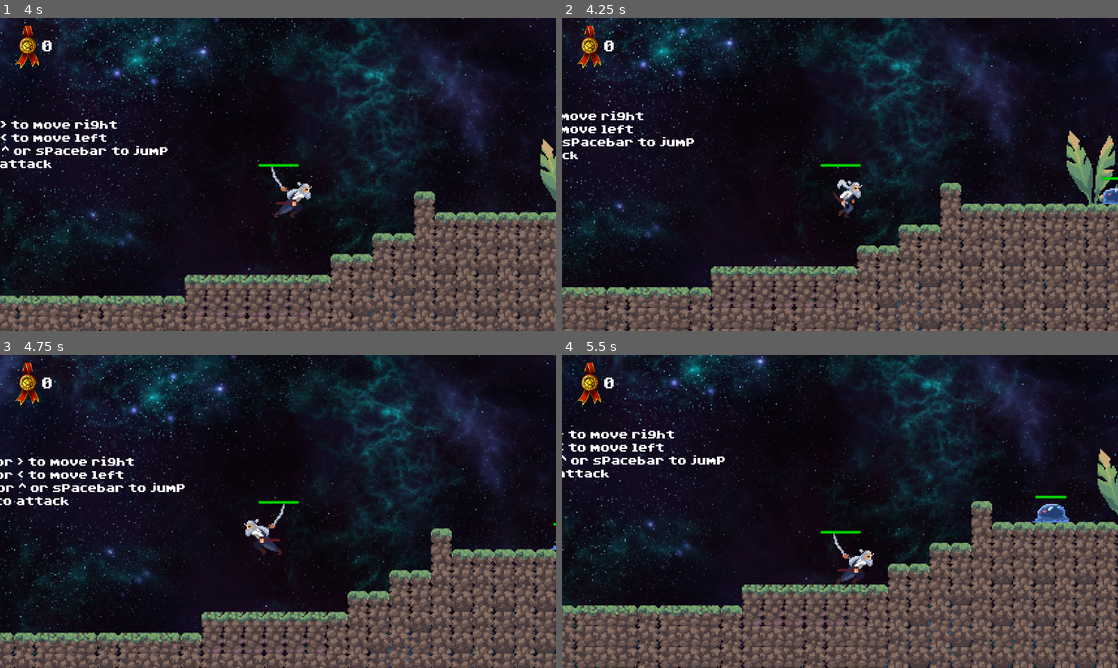
Above: before the commit, frames 1-4 (two rows, left to right).
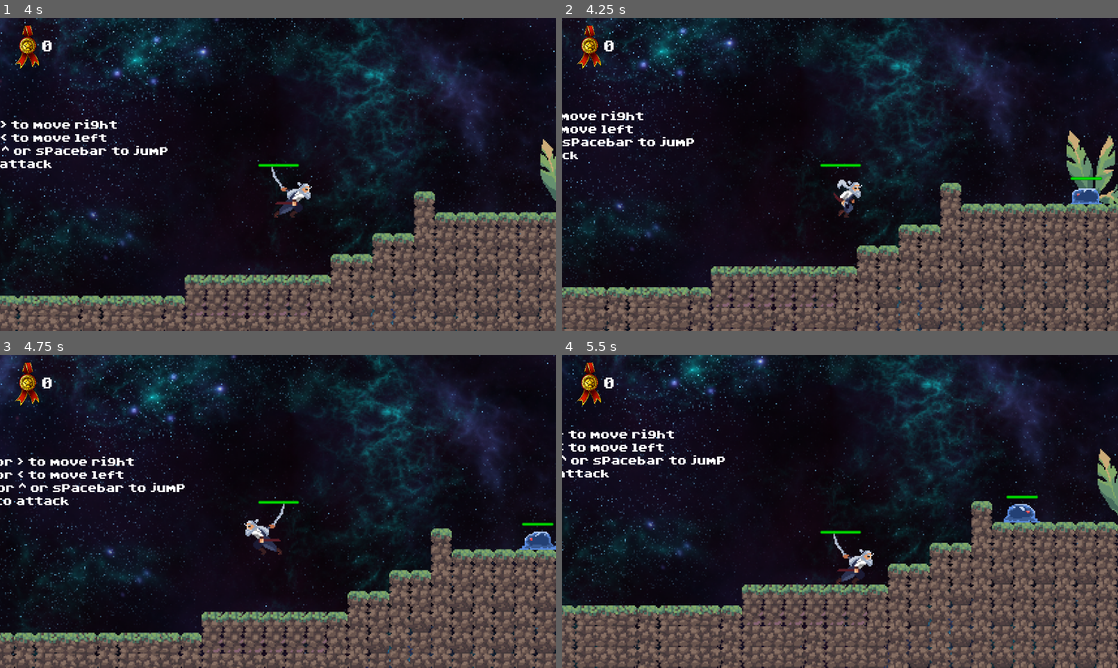
Above: after the commit, the same moments.

Repository: CarlesRa/shadow-of-happiness
Game: Godot game, scene res://scenes/levels/level01/level_01_world.tscn
Same seed, same stepped clock (60 frames per second), same inputs: the game is played once before the commit and once after it. This scene is started directly instead of the project's main scene. Sound files missing from this copy of the repository are replaced by a short silence.
Inputs:
- Up to frame 1 (4 s): tap D every 0.75 s from 0.5 to 3.5 s; hold Right (move_right) 0.53-2.03 s; tap F (attack) every 0.75 s from 0.6 to 3.6 s; tap Space (jump) at 0.77, 1.52, 3.02, 3.77 s; hold Left (move_left) 2.03-2.78 s; hold Right (move_right) from 2.78 s (still down)
- Up to frame 2 (4.25 s): keep holding Right (move_right)
- Up to frame 3 (4.75 s): tap D at 4.25 s; release Right (move_right) at 4.28 s; hold Left (move_left) from 4.28 s (still down); tap F (attack) at 4.35 s; tap Space (jump) at 4.52 s
- Up to frame 4 (5.5 s): release Left (move_left) at 5.03 s; hold Right (move_right) from 5.03 s (still down); tap F (attack) at 5.1 s

Frame 1 is identical in both runs. In frame 2, 0.5% of the frame differs, in the area x 91-100%, y 50-60%; in frame 3, 0.3%; in frame 4, 0.7%, in the area x 79-92%, y 44-54%.

Commit message:
adjust base_enemy script attack

Diff:
--- a/scenes/characters/slime.tscn
+++ b/scenes/characters/slime.tscn
@@ -1,8 +1,11 @@
-[gd_scene load_steps=29 format=3 uid="uid://kajmyt65jy1x"]
+[gd_scene load_steps=32 format=3 uid="uid://kajmyt65jy1x"]
 
 [ext_resource type="Script" path="res://scripts/enemies/slime.gd" id="1_6fomd"]
 [ext_resource type="Texture2D" uid="uid://dahrptm54g853" path="res://assets/characters/smile/smile.png" id="1_dxy5k"]
+[ext_resource type="AudioStream" uid="uid://cgw7ovt5b6tgx" path="res://audio/sfx/slime_run_sfx.wav" id="2_ewy0e"]
 [ext_resource type="PackedScene" uid="uid://cwxi1d6lr4gbe" path="res://scenes/ui/life_bar.tscn" id="2_vpjke"]
+[ext_resource type="AudioStream" uid="uid://c22njwpx8xl0g" path="res://audio/sfx/slime_bite.wav" id="3_fxf8g"]
+[ext_resource type="AudioStream" uid="uid://cbk4bu2b2qvno" path="res://audio/sfx/enemie_attacked_01.wav" id="4_y7pkp"]
 
 [sub_resource type="AtlasTexture" id="AtlasTexture_8wrye"]
 atlas = ExtResource("1_dxy5k")
@@ -107,9 +110,9 @@
 "duration": 1.0,
 "texture": SubResource("AtlasTexture_2jdky")
 }],
-"loop": true,
+"loop": false,
 "name": &"attack",
-"speed": 15.0
+"speed": 7.0
 }, {
 "frames": [{
 "duration": 1.0,
@@ -149,7 +152,7 @@
 }],
 "loop": true,
 "name": &"hurt",
-"speed": 12.0
+"speed": 5.0
 }, {
 "frames": [{
 "duration": 1.0,
@@ -182,14 +185,20 @@
 }]
 
 [sub_resource type="RectangleShape2D" id="RectangleShape2D_8yvdp"]
-size = Vector2(28, 4)
+size = Vector2(33, 4)
 
 [sub_resource type="RectangleShape2D" id="RectangleShape2D_btqmq"]
-size = Vector2(33, 11)
+size = Vector2(35, 11)
 
 [node name="Slime" type="CharacterBody2D"]
 collision_layer = 8
 script = ExtResource("1_6fomd")
+attack_amount = 10.0
+points_amount = 10
+speed = 60.0
+sfx_walk = ExtResource("2_ewy0e")
+sfx_attack = ExtResource("3_fxf8g")
+sfx_attacked = ExtResource("4_y7pkp")
 
 [node name="LifeBar" parent="." instance=ExtResource("2_vpjke")]
 offset_left = -12.0
@@ -202,7 +211,7 @@
 animation = &"attack"
 
 [node name="CollisionShape2D" type="CollisionShape2D" parent="."]
-position = Vector2(0, 9)
+position = Vector2(0.5, 9)
 shape = SubResource("RectangleShape2D_8yvdp")
 
 [node name="PlayerDetectArea" type="Area2D" parent="."]
@@ -215,15 +224,16 @@
 debug_color = Color(0.672392, 0.372006, 0.877682, 0.42)
 
 [node name="RayCastLeft" type="RayCast2D" parent="."]
-target_position = Vector2(-16, 0)
+target_position = Vector2(-22, 0)
 
 [node name="RayCastRight" type="RayCast2D" parent="."]
-target_position = Vector2(17, 0)
+target_position = Vector2(23, 0)
 
 [node name="AudioPlayer" type="AudioStreamPlayer2D" parent="."]
 volume_db = -80.0
 bus = &"Slime"
 
+[connection signal="animation_finished" from="SlimeAnimation" to="." method="_on_animation_finished"]
 [connection signal="animation_looped" from="SlimeAnimation" to="." method="_on_animation_looped"]
 [connection signal="body_entered" from="PlayerDetectArea" to="." method="_on_player_detect_area_body_entered"]
 [connection signal="body_exited" from="PlayerDetectArea" to="." method="_on_player_detect_area_body_exited"]
--- a/scenes/levels/level01/level_01_world.tscn
+++ b/scenes/levels/level01/level_01_world.tscn
@@ -152,6 +152,21 @@
 "move": SubResource("Animation_svpqn")
 }
 
+[sub_resource type="Animation" id="Animation_lsmpr"]
+length = 0.001
+tracks/0/type = "value"
+tracks/0/imported = false
+tracks/0/enabled = true
+tracks/0/path = NodePath(".:position")
+tracks/0/interp = 1
+tracks/0/loop_wrap = true
+tracks/0/keys = {
+"times": PackedFloat32Array(0),
+"transitions": PackedFloat32Array(1),
+"update": 0,
+"values": [Vector2(2069, 435)]
+}
+
 [sub_resource type="Animation" id="Animation_6deoq"]
 resource_name = "move"
 length = 1.5
@@ -169,21 +184,6 @@
 "values": [Vector2(2069, 435), Vector2(2198, 435)]
 }
 
-[sub_resource type="Animation" id="Animation_lsmpr"]
-length = 0.001
-tracks/0/type = "value"
-tracks/0/imported = false
-tracks/0/enabled = true
-tracks/0/path = NodePath(".:position")
-tracks/0/interp = 1
-tracks/0/loop_wrap = true
-tracks/0/keys = {
-"times": PackedFloat32Array(0),
-"transitions": PackedFloat32Array(1),
-"update": 0,
-"values": [Vector2(2069, 435)]
-}
-
 [sub_resource type="AnimationLibrary" id="AnimationLibrary_u5p4e"]
 _data = {
 "RESET": SubResource("Animation_lsmpr"),
--- a/scenes/ui/torch.tscn
+++ b/scenes/ui/torch.tscn
@@ -79,7 +79,7 @@
 sprite_frames = SubResource("SpriteFrames_hoidh")
 animation = &"walk"
 autoplay = "walk"
-frame_progress = 0.958661
+frame_progress = 0.216911
 
 [node name="CollisionShape2D" type="CollisionShape2D" parent="."]
 position = Vector2(-2.5, -0.5)
--- a/scripts/enemies/enemy_base.gd
+++ b/scripts/enemies/enemy_base.gd
@@ -1,7 +1,5 @@
 extends CharacterBody2D
 
-@export var player_detected = false
-@export var is_death = false
 @export var flaying_enemy: bool = false
 @export var direction = -1
 @export var attack_amount: float
@@ -11,6 +9,10 @@
 @export var sfx_attack: Resource
 @export var sfx_attacked: Resource
 
+var player_detected = false
+var is_death = false
+var is_attacking = false
+var direction_aux: int
 var animation: AnimatedSprite2D
 var ray_cast_left: RayCast2D
 var ray_cast_right: RayCast2D
@@ -36,6 +38,7 @@
 		direction = 1
 	if ray_cast_right.is_colliding():
 		direction = -1
+	if is_attacking: return
 	velocity.x = direction * speed
 	animation.flip_h = direction > 0
 
@@ -50,8 +53,6 @@
 		walk()
 
 func _on_animation_looped() -> void:
-	if animation.animation == Consts.ANIMATION_ATTACK:
-		GlobalSignals.attack_player.emit(attack_amount)
 	if animation.animation == Consts.ANIMATION_HURT and player_detected:
 		attack()
 	if animation.animation == Consts.ANIMATION_HURT and not player_detected:
@@ -59,25 +60,32 @@
 	if animation.animation == Consts.ANIMATION_DEATH:
 		queue_free()
 
+func _on_animation_finished() -> void:
+	is_attacking = false
+	if player_detected: attack()
+	else: walk()
+
 func take_damage(amount: float) -> void:
 	attacked()
 	life_bar.value -= amount
-	if life_bar.value <= 0 and not is_death :
+	if life_bar.value <= 0 and not is_death:
 		speed = 0
 		is_death = true
 		die()
 
 func walk() -> void:
-	if is_death: return
+	if is_death or is_attacking: return
 	animation.play(Consts.ANIMATION_WALK)
 	AudioUtil.load_sfx(audio_player, sfx_walk)
 	audio_player.play()
 
 func attack() -> void:
 	if is_death: return
+	is_attacking = true
 	animation.play(Consts.ANIMATION_ATTACK)
 	AudioUtil.load_sfx(audio_player, sfx_attack)
 	audio_player.play()
+	GlobalSignals.attack_player.emit(attack_amount)
 
 func attacked() -> void:
 	if is_death: return
@@ -86,7 +94,6 @@
 	audio_player.play()
 
 func die() -> void:
-	direction = 0
 	animation.play(Consts.ANIMATION_DEATH)
 	GlobalSignals.incrase_points.emit(points_amount)
 
--- a/scripts/enemies/slime.gd
+++ b/scripts/enemies/slime.gd
@@ -6,10 +6,4 @@
 	ray_cast_right = $RayCastRight
 	audio_player = $AudioPlayer
 	life_bar = $LifeBar
-	attack_amount = 10
-	points_amount = 10
-	speed = 60.0
-	sfx_walk = preload("res://audio/sfx/slime_run_sfx.wav")
-	sfx_attack = preload("res://audio/sfx/slime_bite.wav")
-	sfx_attacked = preload("res://audio/sfx/enemie_attacked_01.wav")
 	super()
